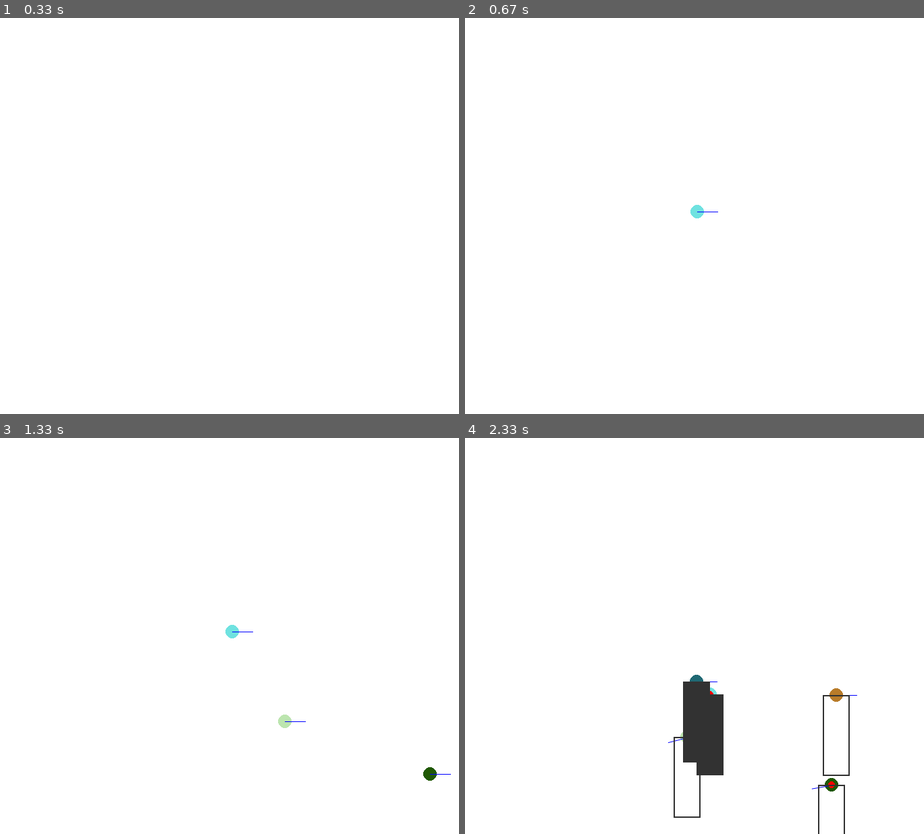
Above: before the commit, frames 1-4 (two rows, left to right).
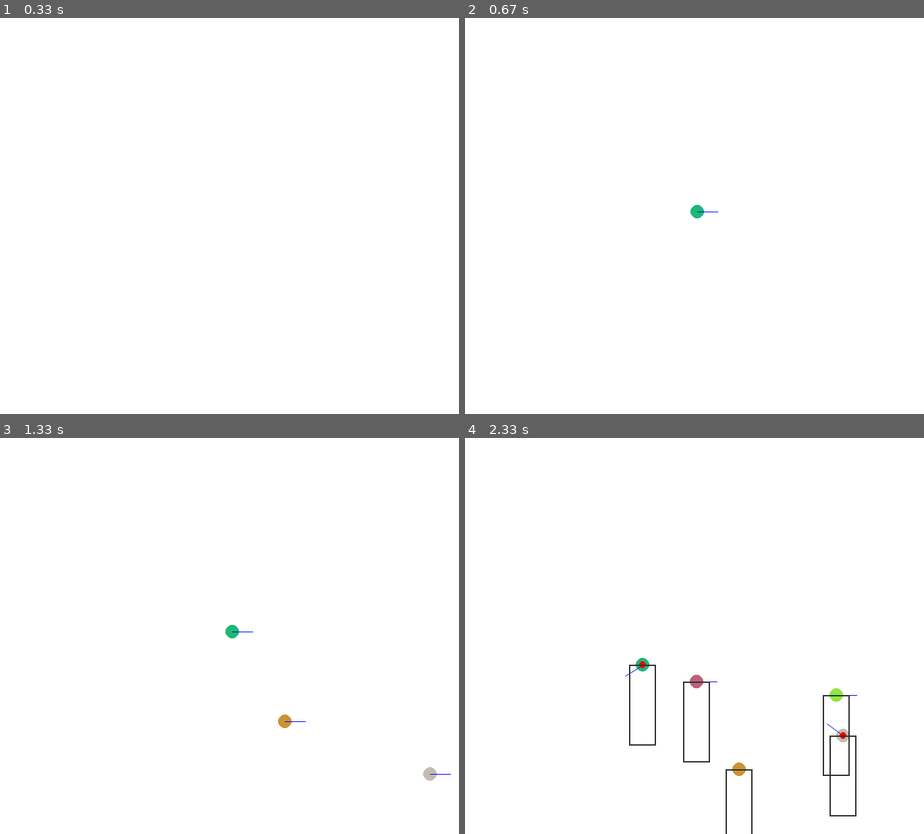
Above: after the commit, the same moments.

Repository: alexhaislip/CVSatelliteSwarm
Game: pygame game, started from simulations/pygame_swarm/simulation.py
Same seed, same stepped clock (60 frames per second), same inputs: the game is played once before the commit and once after it.
Inputs (mouse positions are in pixels of both pictures, inside the frame that each line leads up to):
- Up to frame 1 (0.33 s): no input
- Up to frame 2 (0.67 s): click (699, 212) at 0.38 s
- Up to frame 3 (1.33 s): click (284, 723) at 0.72 s; click (431, 774) at 1.05 s
- Up to frame 4 (2.33 s): right-click (703, 675) at 1.38 s; click (694, 679) at 1.72 s; tap C at 2.07 s; click (836, 695) at 2.08 s

Frame 1 is identical in both runs. In frame 2, less than 0.1% of the frame differs, in the area x 49-53%, y 47-51%; in frame 3, 0.2%; in frame 4, 2.8%, in the area x 34-86%, y 55-100%.

Commit message:
replaced distance-based avoidance

Diff:
--- a/simulations/pygame_swarm/simulation.py
+++ b/simulations/pygame_swarm/simulation.py
@@ -72,9 +72,19 @@
         robots = filter(lambda x: id(x) != id(self), global_robots)
         self.local_robots = map(self.transform_to_local, robots)
 
-        for i in self.local_robots:
-            if -20 < i.position.x < 20 and 0 < i.position.y < 120:
-                self.collision = True
+        collisions = [i for i in self.local_robots
+                if -20 < i.position.x < 20 and 0 < i.position.y < 120]
+
+        if collisions:
+            self.collision = True
+            self.speed = 0.5
+            closest = min(collisions, key=lambda x: x.position.length)
+            if closest.position.x > 0:
+                self.direction.rotate(20)
+            else:
+                self.direction.rotate(-20)
+        else:
+            self.collision = False
 
         movement += self.direction
         self.position += time * (movement * self.speed) * 0.1
